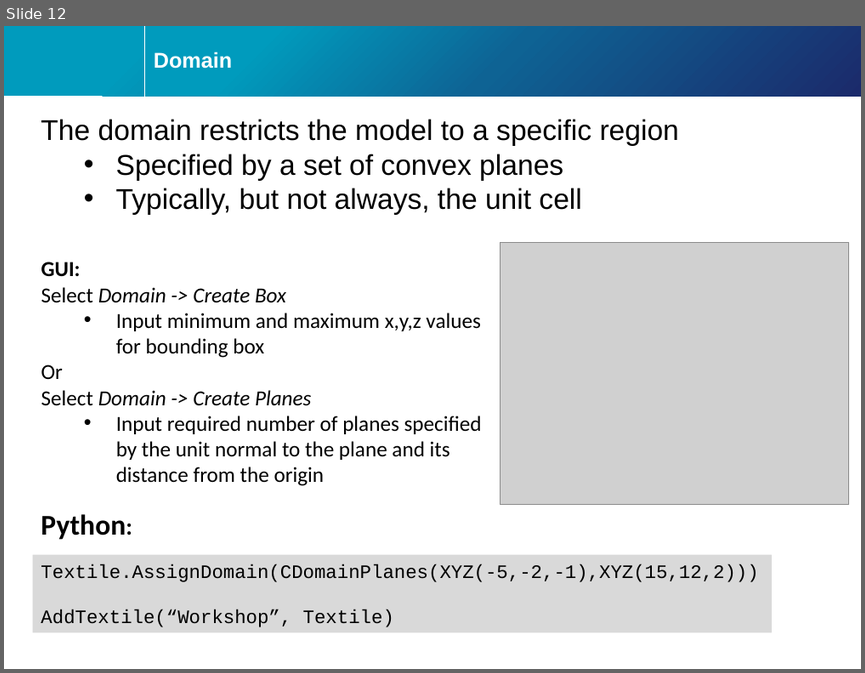
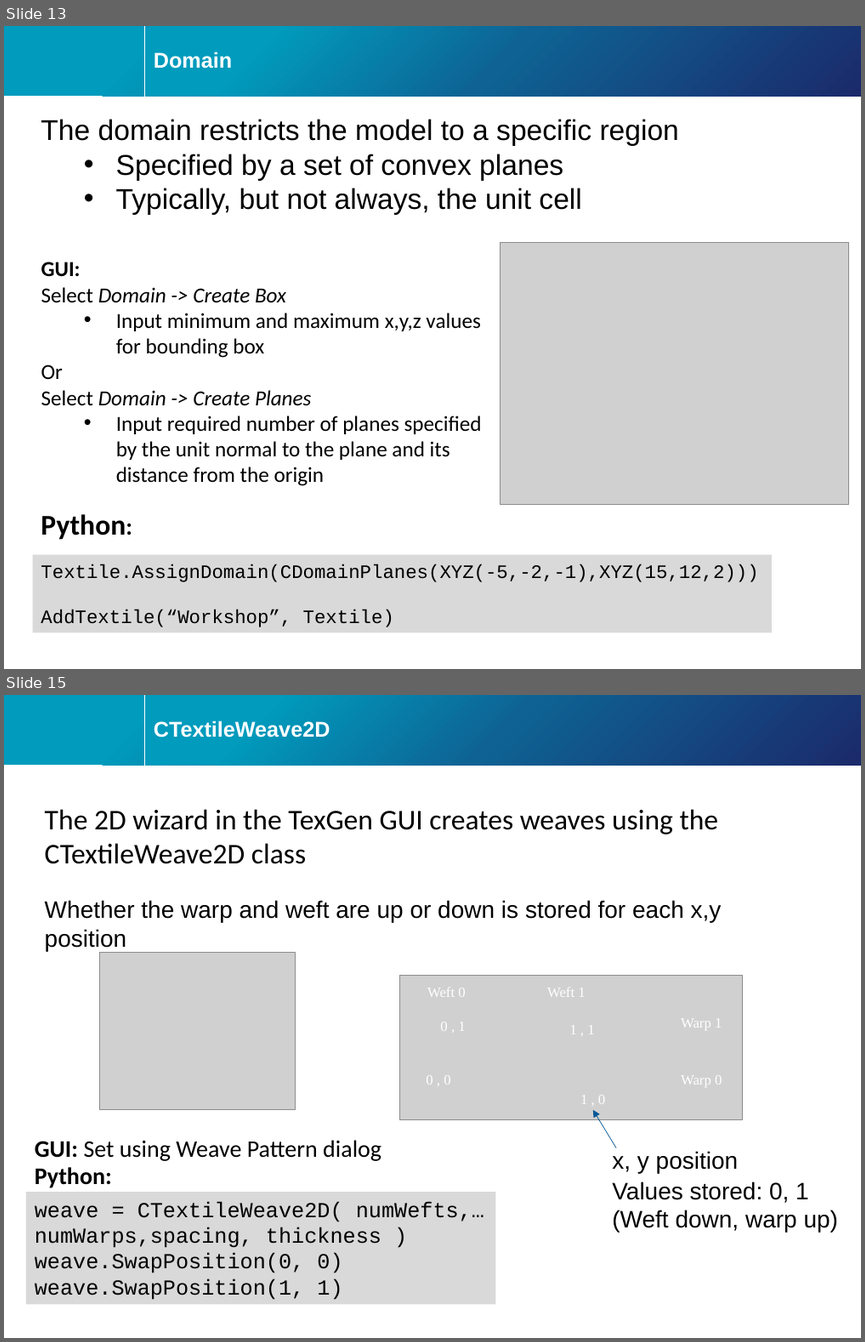
Before and after one commit to louisepb/ICMAC2018-Workshop, a slide deck: ICMAC TexGen workshop 2018.pptx. Shown one above the other, each under a label of ours: slide 12 before the commit, slides 13 and 15 after it; the slides between them are not shown. The pictures are 865x673 and 865x1342 pixels, drawn with LibreOffice and Linux fonts; fonts in the diff are those of the drawing; grey boxes stand for pictures; background and template pictures are left out. Boxes give left, top, right and bottom in pixels: in the first picture for what was removed or moved away, otherwise in the second. Text is boxed around its words. In the diff, an @@ line names an element or a change of style, - is before the commit and + after.

```diff
--- a/ICMAC TexGen workshop 2018.pptx
+++ b/ICMAC TexGen workshop 2018.pptx
@@ slide 15 added at (x1=4, y1=695, x2=861, y2=1338), background #FFFFFF; not listed: 4 template elements that a slide beside it also shows @@
@@ title added at (x1=154, y1=721, x2=330, y2=737), 18 pt, text #FFFFFF, bold @@
+CTextileWeave2D
@@ text added at (x1=45, y1=809, x2=719, y2=864), 24 pt, text #000000 @@
+The 2D wizard in the TexGen GUI creates weaves using the CTextileWeave2D class
@@ text added at (x1=45, y1=900, x2=721, y2=923), 20 pt, text #000000 @@
+Whether the warp and weft are up or down is stored for each x,y position
@@ picture added at (x1=99, y1=952, x2=296, y2=1110) @@
@@ picture added at (x1=400, y1=975, x2=742, y2=1119) @@
@@ text added at (x1=427, y1=987, x2=465, y2=997), 12 pt, text #FFFFFF @@
+Weft 0
@@ text added at (x1=547, y1=987, x2=585, y2=997), 12 pt, text #FFFFFF @@
+Weft 1
@@ text added at (x1=440, y1=1022, x2=465, y2=1031), 12 pt, text #FFFFFF @@
+0 , 1
@@ text added at (x1=569, y1=1026, x2=594, y2=1034), 12 pt, text #FFFFFF @@
+1 , 1
@@ text added at (x1=681, y1=1018, x2=721, y2=1030), 12 pt, text #FFFFFF @@
+Warp 1
@@ text added at (x1=426, y1=1076, x2=450, y2=1083), 12 pt, text #FFFFFF @@
+0 , 0
@@ text added at (x1=681, y1=1075, x2=721, y2=1087), 12 pt, text #FFFFFF @@
+Warp 0
@@ text added at (x1=580, y1=1095, x2=605, y2=1104), 12 pt, text #FFFFFF @@
+1 , 0
@@ arrow added from (616, 1147) to (592, 1110), #005697 0.5 pt @@
@@ text added at (x1=35, y1=1140, x2=381, y2=1161), 20 pt, text #000000 @@
+GUI: Set using Weave Pattern dialog
@@ text added at (x1=612, y1=1151, x2=738, y2=1173), 20 pt, text #000000 @@
+x, y position
@@ text added at (x1=35, y1=1167, x2=112, y2=1188), 20 pt, text #000000, bold @@
+Python:
@@ rectangle added at (x1=26, y1=1192, x2=496, y2=1304), fill #D9D9D9, 18 pt, text #000000 @@
+weave = CTextileWeave2D( numWefts,… numWarps,spacing, thickness )
+weave.SwapPosition(0, 0)
+weave.SwapPosition(1, 1)
@@ text added at (x1=612, y1=1181, x2=838, y2=1231), 20 pt, text #000000 @@
+Values stored: 0, 1
+(Weft down, warp up)
@@ what was slide 12 is now slide 13 @@
```
Also in this commit, not shown: 5 other slides added, 1 other file.
